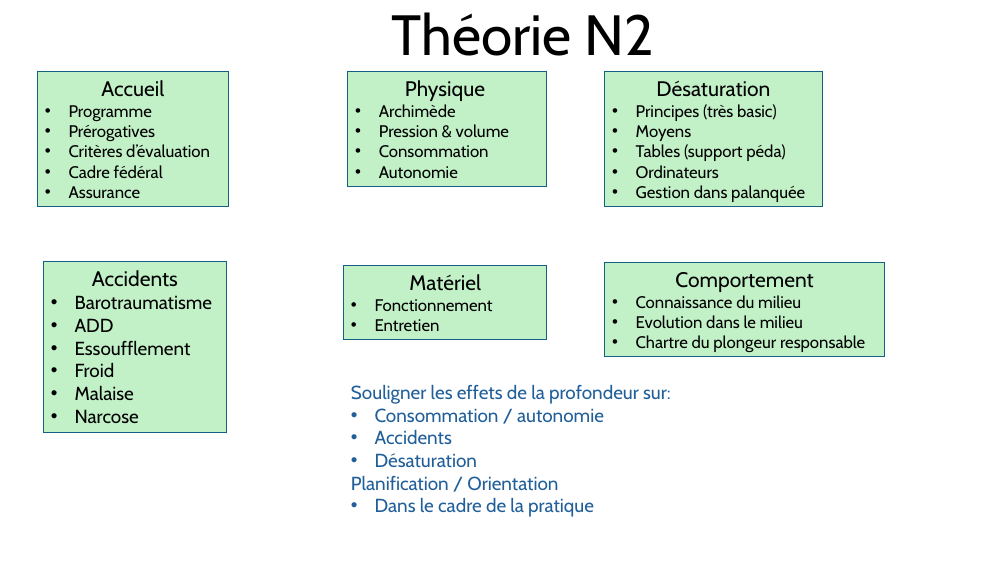
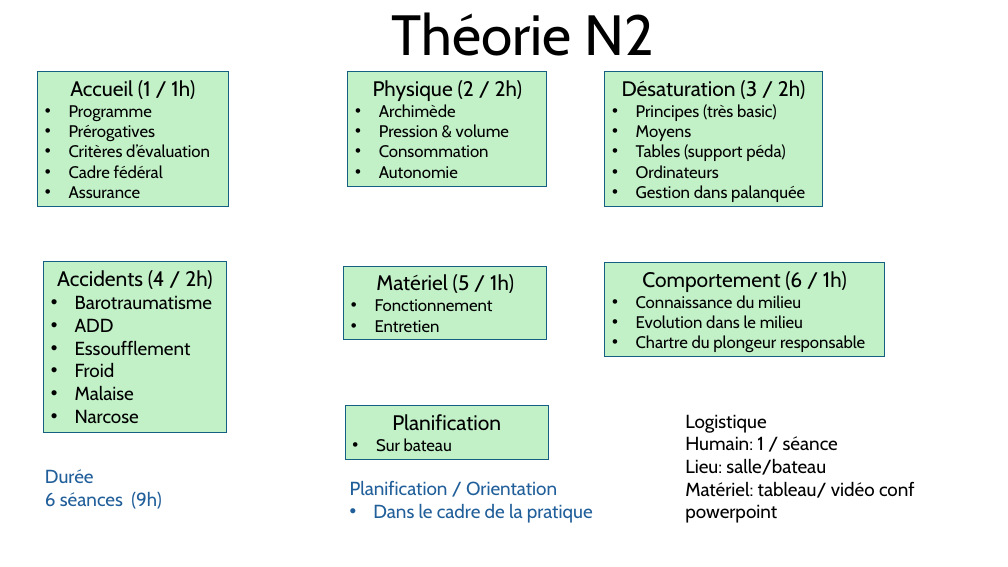
Before and after one commit to ArtigueOlivier/mf1, a slide deck: slide 1 of ppt/theorie-n2.pptx. Drawn at 1008x567 pixels with LibreOffice and Linux fonts; fonts in the diff are those of the drawing. Boxes give left, top, right and bottom in pixels: in the first picture for what was removed or moved away, otherwise in the second. Text is boxed around its words. In the diff, an @@ line names an element or a change of style, - is before the commit and + after.

```diff
--- a/ppt/theorie-n2.pptx
+++ b/ppt/theorie-n2.pptx
@@ text in rectangle at bbox=[70, 80, 195, 99]: text changed @@
-Accueil
+Accueil (1 / 1h)
@@ text in rectangle at bbox=[373, 80, 522, 101]: text changed @@
-Physique
+Physique (2 / 2h)
@@ text in rectangle at bbox=[622, 80, 805, 99]: text changed @@
-Désaturation
+Désaturation (3 / 2h)
@@ text in rectangle at bbox=[57, 270, 212, 289]: text changed @@
-Accidents
+Accidents (4 / 2h)
@@ text in rectangle at bbox=[376, 274, 514, 293]: text changed @@
-Matériel
+Matériel (5 / 1h)
@@ text in rectangle at bbox=[642, 271, 847, 292]: text changed @@
-Comportement
+Comportement (6 / 1h)
@@ text at bbox=[351, 385, 671, 468]: paragraphs removed @@
-Souligner les effets de la profondeur sur:
-• Consommation / autonomie
-• Accidents
-• Désaturation
@@ rectangle added at bbox=[345, 406, 548, 460], fill #C2F1C8, outline #156082 0.75 pt, 20 pt, text #000000 @@
+Planification
+• Sur bateau
@@ text added at bbox=[685, 414, 915, 523], 18 pt, text #000000 @@
+Logistique
+Humain: 1 / séance
+Lieu: salle/bateau
+Matériel: tableau/ vidéo conf
+powerpoint
@@ text added at bbox=[45, 469, 161, 509], 18 pt, text #215F9A @@
+Durée
+6 séances (9h)
@@ text "Planification / Orientation": place and size @@
-text "Planification / Orientation" at bbox=[351, 385, 671, 517]
+text "Planification / Orientation" at bbox=[350, 481, 593, 523]
```
Also in this commit, not shown: 1 other file.
